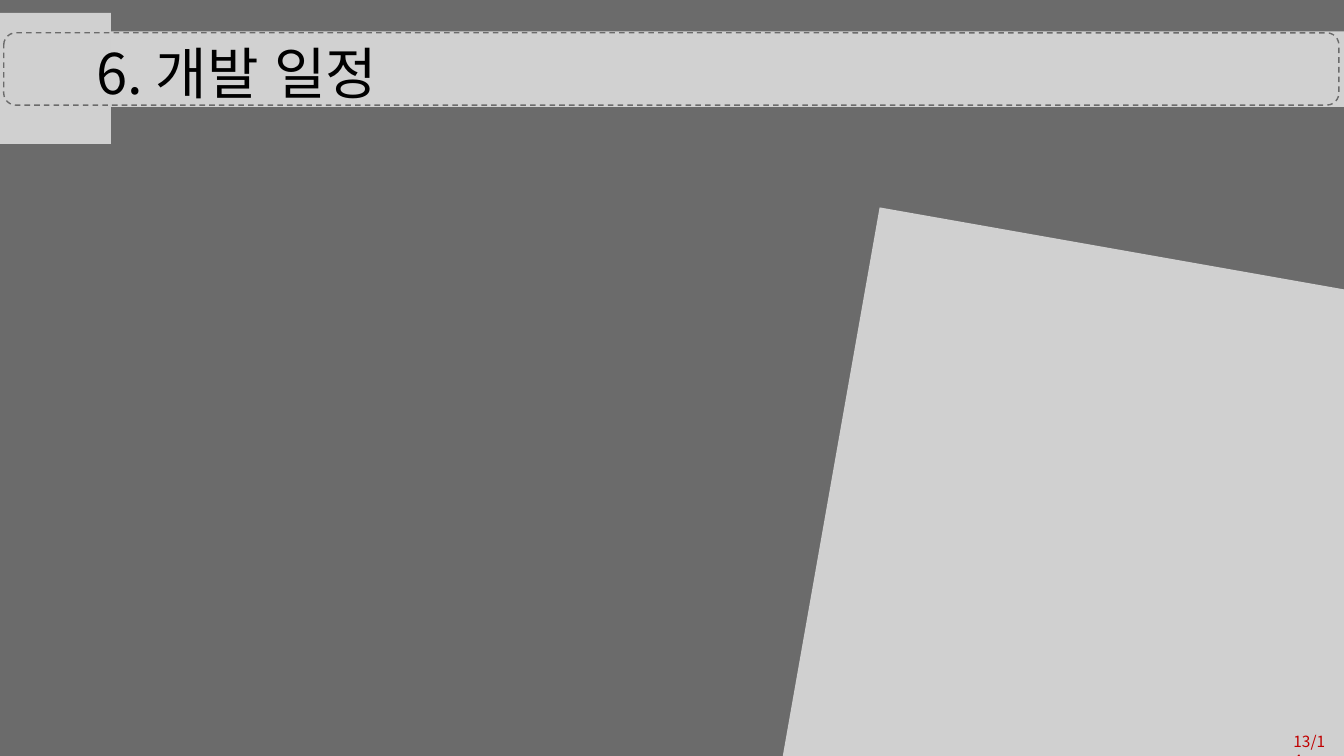
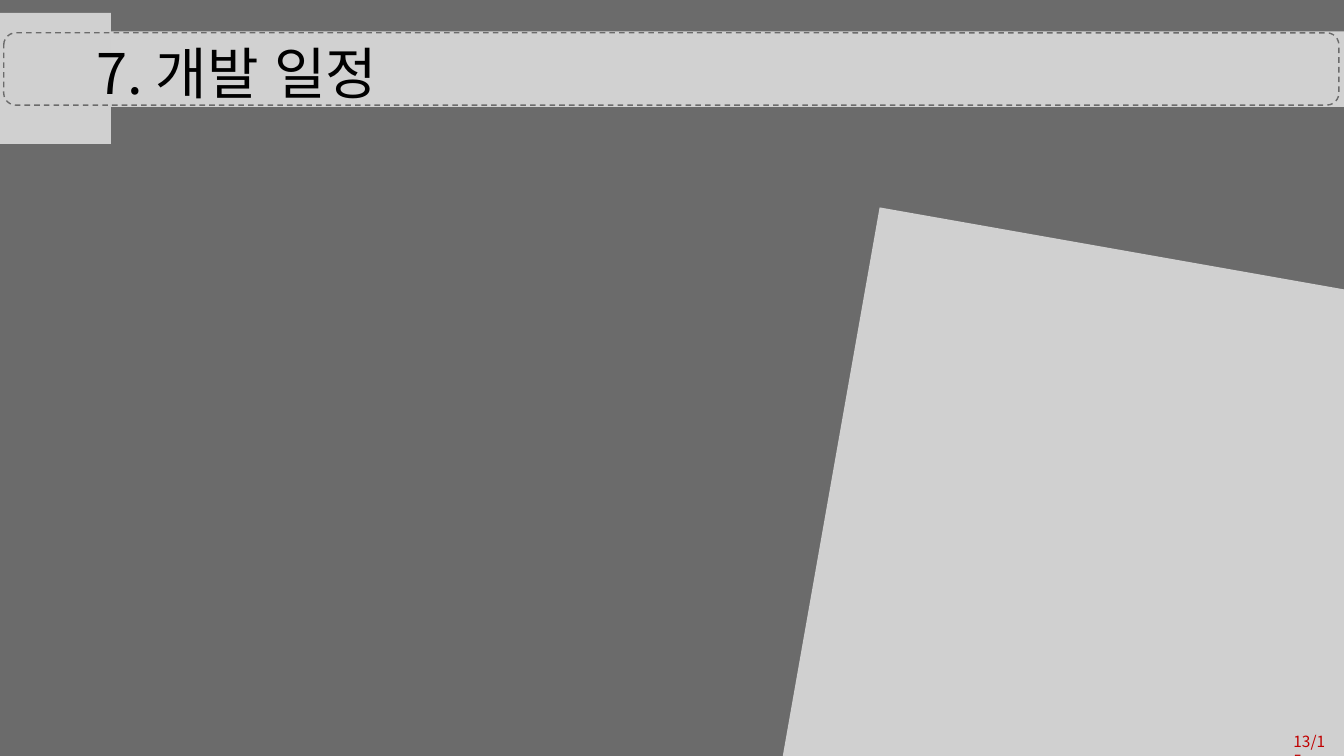
Before and after one commit to eunjiyun/Graduation_Work, a slide deck: slide 14 of Game_Design/Vodoo_Doll.pptx (slide 13 before the commit). Drawn at 1344x756 pixels with LibreOffice and Linux fonts; fonts in the diff are those of the drawing; grey boxes stand for pictures. Boxes give left, top, right and bottom in pixels: in the first picture for what was removed or moved away, otherwise in the second. Text is boxed around its words. In the diff, an @@ line names an element or a change of style, - is before the commit and + after.

```diff
--- a/Game_Design/Vodoo_Doll.pptx
+++ b/Game_Design/Vodoo_Doll.pptx
@@ text at box(97, 47, 377, 109): text changed @@
-6. 개발 일정
+7. 개발 일정
```
Also in this commit, not shown: 12 other slides changed, 1 slide added.
